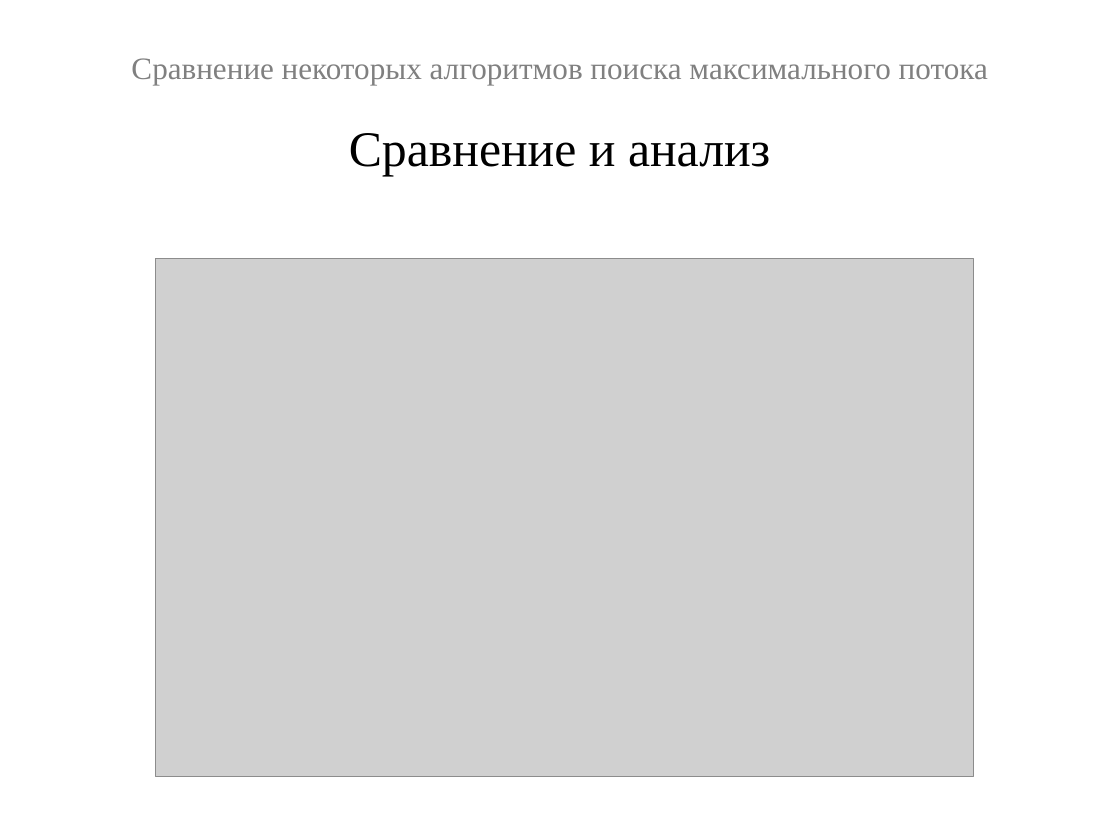
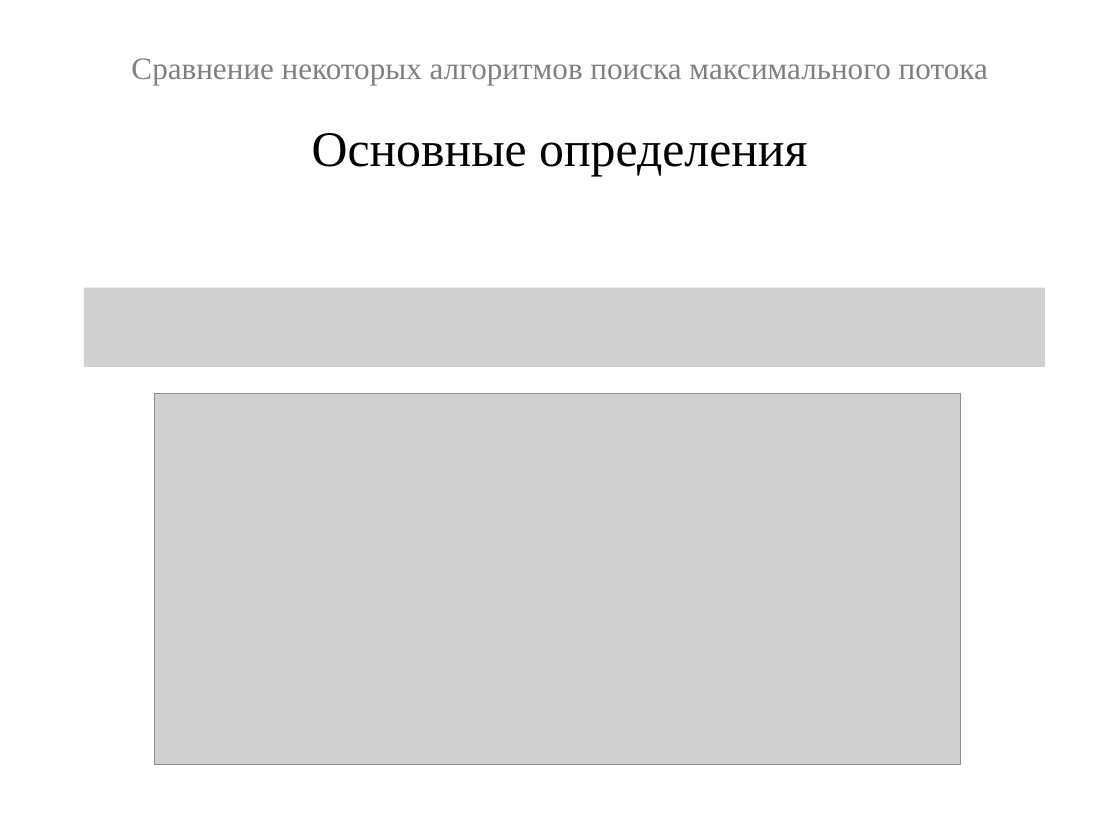
Before and after one commit to Tevronis/graph_maxflow, a slide deck: slide 3 of потоки.pptx (slide 25 before the commit). Drawn at 1120x840 pixels with LibreOffice and Linux fonts; fonts in the diff are those of the drawing; grey boxes stand for pictures. Boxes give left, top, right and bottom in pixels: in the first picture for what was removed or moved away, otherwise in the second. Text is boxed around its words. In the diff, an @@ line names an element or a change of style, - is before the commit and + after.

```diff
--- a/потоки.pptx
+++ b/потоки.pptx
@@ text at <box>312,133,807,176</box>: text changed @@
-Сравнение и анализ
+Основные определения
@@ picture added at <box>84,288,1045,367</box> @@
@@ picture: place and size @@
-picture at <box>156,259,973,776</box>
+picture at <box>155,393,961,764</box>
```
Also in this commit, not shown: 20 other slides changed, 1 slide added, 1 slide removed, 12 other files.
